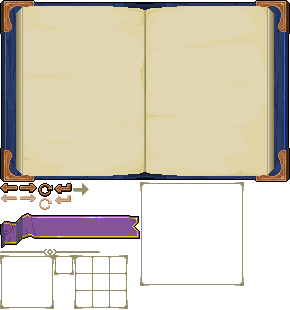
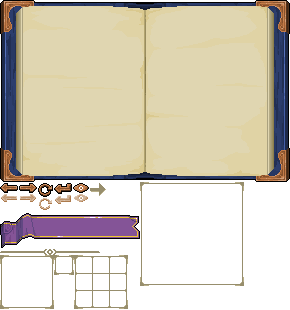
Layers edited between the first and the second 290×310 image:
moved "corners" above "bindings" over [73, 183, 106, 202]
painted on "copper" over [73, 183, 89, 202]
painted on "brass" over [73, 183, 89, 202]
painted on "iron" over [73, 183, 89, 202]
painted on "silver" over [73, 183, 89, 202]
painted on "gold" over [73, 183, 89, 202]
painted on "default.png" over [73, 183, 106, 196]
